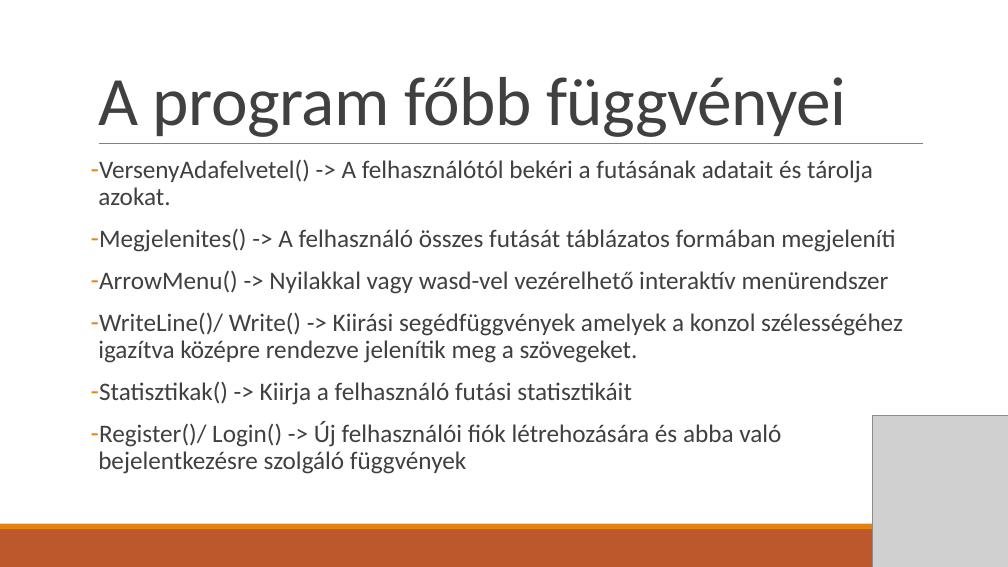
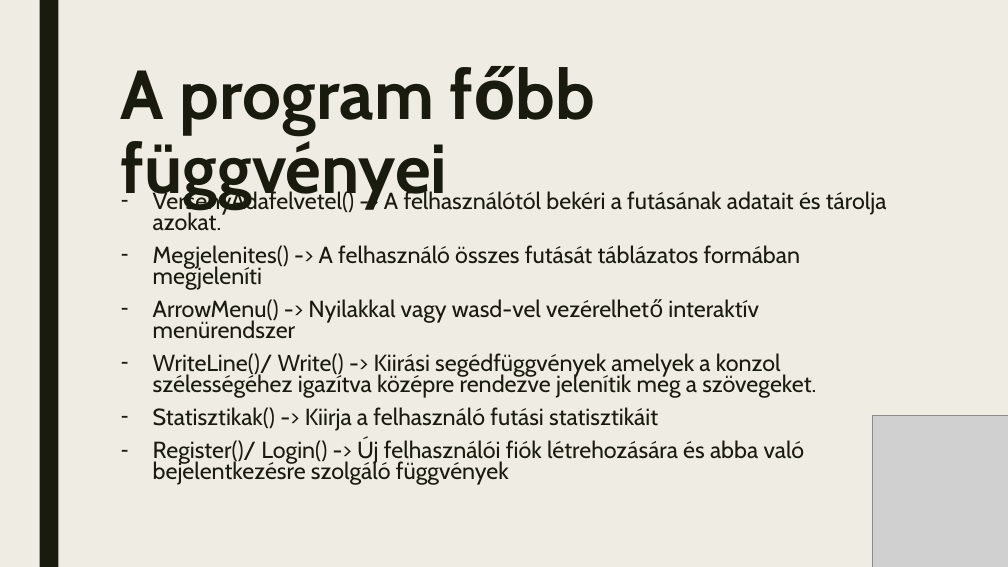
Before and after one commit to CsuszaTomi/DIN-Futoverseny, a slide deck: slide 6 of DIN-PTT.pptx. Drawn at 1008x567 pixels with LibreOffice and Linux fonts; fonts in the diff are those of the drawing; grey boxes stand for pictures. Boxes give left, top, right and bottom in pixels: in the first picture for what was removed or moved away, otherwise in the second. Text is boxed around its words. In the diff, an @@ line names an element or a change of style, - is before the commit and + after.

```diff
--- a/DIN-PTT.pptx
+++ b/DIN-PTT.pptx
@@ background #FFFFFF to #EFEDE3 @@
@@ rectangle added at (39, 0, 58, 567), fill #191B0E @@
@@ title "A program főbb függvényei": place and size @@
-title "A program főbb függvényei" at (98, 77, 846, 137)
+title "A program főbb függvényei" at (121, 70, 448, 209)
@@ title "A program főbb függvényei" at (121, 70, 448, 209): font Calibri to Cabin, text colour #404040 to #191B0E, letter spacing -0.5 to 0 pt, bold on; line spacing 0.85 to 0.89; vertical alignment bottom to top @@
@@ line removed from (99, 144) to (923, 144) @@
@@ text "VersenyAdafelvetel() -> A felhasználótól bekéri ...": place and size @@
-text "VersenyAdafelvetel() -> A felhasználótól bekéri ..." at (98, 160, 903, 474)
+text "VersenyAdafelvetel() -> A felhasználótól bekéri ..." at (153, 189, 887, 485)
@@ text "VersenyAdafelvetel() -> A felhasználótól bekéri ..." at (153, 189, 887, 485): size 24 to 22.2 pt, font Calibri to Cabin, text colour #404040 to #191B0E; indent changed; line spacing 0.9 to 0.74; less space between paragraphs @@
@@ rectangle removed at (0, 529, 1008, 567) @@
@@ rectangle removed at (0, 524, 1008, 529) @@
```
Also in this commit, not shown: 6 other slides changed.
